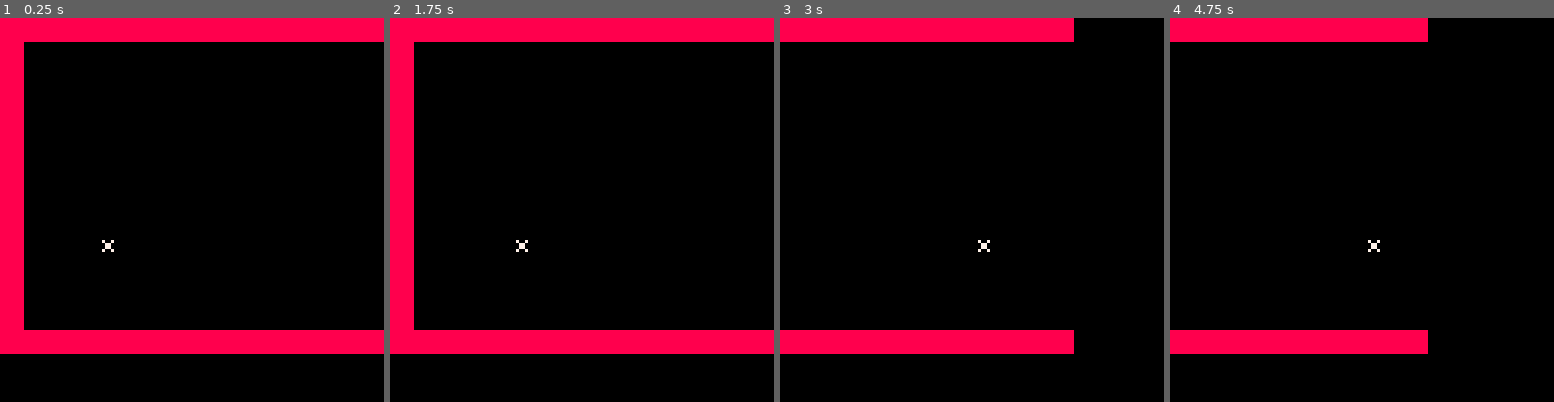
Above: before the commit, frames 1-4 (left to right).
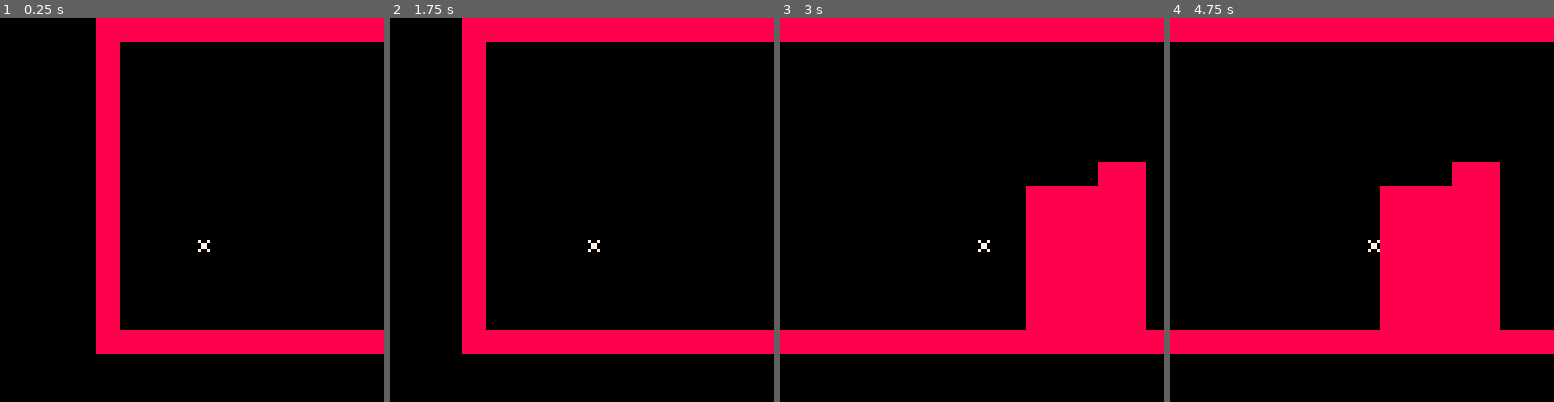
Above: after the commit, the same moments.

Repository: pratik2709/anotherPlatformer
Game: PICO-8 cartridge player.p8
Same seed, same stepped clock (60 frames per second), same inputs: the game is played once before the commit and once after it.
Inputs:
- Up to frame 1 (0.25 s): no input
- Up to frame 2 (1.75 s): tap O (Z key) at 0.7, 1.7 s; hold Right from 1.6 s (still down)
- Up to frame 3 (3 s): release Right at 2.1 s; tap O (Z key) at 2.1, 2.5, 2.9 s; hold Right from 2.47 s (still down)
- Up to frame 4 (4.75 s): release Right at 3.03 s; hold Left 3.08-3.58 s; tap O (Z key) every 0.4 s from 3.3 to 4.5 s; hold Right 4.02-4.68 s

The runs differ from the first frame. In frame 1, 13% of the frame differs, in the area x 0-55%, y 0-88%; in frame 2, 12%; in frame 3, 15%; in frame 4, 17%, in the area x 54-100%, y 0-88%.

Commit message:
camera logic

Diff:
--- a/player.p8
+++ b/player.p8
@@ -23,6 +23,7 @@
 
 function cam:followplayer(playerx)
 --https://gamedev.stackexchange.com/questions/44256/how-to-add-a-scrolling-camera-to-a-2d-java-game
+--https://stackoverflow.com/questions/9997006/slick2d-and-jbox2d-how-to-draw?answertab=votes#tab-top
  self.x=playerx-64.0
  if self.x<0 then
   self.x=0
@@ -30,7 +31,7 @@
  if self.x>(self.mapwidth-16) then
    self.x = self.mapwidth-16
  end
- camera(self.x,0)
+ camera(playerx-64,0)
 end
 
 function foo(var)
@@ -321,17 +322,17 @@
 
 
 __map__
-0101010101010101010101010101010100000000000000000000000000000000000000000000000000000000000000000000000000000000000000000000000000000000000000000000000000000000000000000000000000000000000000000000000000000000000000000000000000000000000000000000000000000000
+0101010101010101010101010101010101010101010101010101010000000000000000000000000000000000000000000000000000000000000000000000000000000000000000000000000000000000000000000000000000000000000000000000000000000000000000000000000000000000000000000000000000000000
 0100000000000000000000000000000000000000000000000000000000000000000000000000000000000000000000000000000000000000000000000000000000000000000000000000000000000000000000000000000000000000000000000000000000000000000000000000000000000000000000000000000000000000
 0100000000000000000000000000000000000000000000000000000000000000000000000000000000000000000000000000000000000000000000000000000000000000000000000000000000000000000000000000000000000000000000000000000000000000000000000000000000000000000000000000000000000000
 0100000000000000000000000000000000000000000000000000000000000000000000000000000000000000000000000000000000000000000000000000000000000000000000000000000000000000000000000000000000000000000000000000000000000000000000000000000000000000000000000000000000000000
 0100000000000000000000000000000000000000000000000000000000000000000000000000000000000000000000000000000000000000000000000000000000000000000000000000000000000000000000000000000000000000000000000000000000000000000000000000000000000000000000000000000000000000
-0100000000000000000000000000000000000000000000000000000000000000000000000000000000000000000000000000000000000000000000000000000000000000000000000000000000000000000000000000000000000000000000000000000000000000000000000000000000000000000000000000000000000000
-0100000000000000000000000000000000000000000000000000000000000000000000000000000000000000000000000000000000000000000000000000000000000000000000000000000000000000000000000000000000000000000000000000000000000000000000000000000000000000000000000000000000000000
-0100000000000000000000000000000000000000000000000000000000000000000000000000000000000000000000000000000000000000000000000000000000000000000000000000000000000000000000000000000000000000000000000000000000000000000000000000000000000000000000000000000000000000
-0102020202020202020202020202020200000000000000000000000000000000000000000000000000000000000000000000000000000000000000000000000000000000000000000000000000000000000000000000000000000000000000000000000000000000000000000000000000000000000000000000000000000000
-0100000000000000000000000000000000000000000000000000000000000000000000000000000000000000000000000000000000000000000000000000000000000000000000000000000000000000000000000000000000000000000000000000000000000000000000000000000000000000000000000000000000000000
-0100000000000000000000000000000000000000000000000000000000000000000000000000000000000000000000000000000000000000000000000000000000000000000000000000000000000000000000000000000000000000000000000000000000000000000000000000000000000000000000000000000000000000
-0100000000000000000000000000000000000000000000000000000000000000000000000000000000000000000000000000000000000000000000000000000000000000000000000000000000000000000000000000000000000000000000000000000000000000000000000000000000000000000000000000000000000000
-0100000000000000000000000000000000000000000000000000000000000000000000000000000000000000000000000000000000000000000000000000000000000000000000000000000000000000000000000000000000000000000000000000000000000000000000000000000000000000000000000000000000000000
-0101010101010101010101010101010100000000000000000000000000000000000000000000000000000000000000000000000000000000000000000000000000000000000000000000000000000000000000000000000000000000000000000000000000000000000000000000000000000000000000000000000000000000
+0100000000000000000000000000000000000000000000000001010000000000000000000000000000000000000000000000000000000000000000000000000000000000000000000000000000000000000000000000000000000000000000000000000000000000000000000000000000000000000000000000000000000000
+0100000000000000000000000000000000010100000000000101010000000000000000000000000000000000000000000000000000000000000000000000000000000000000000000000000000000000000000000000000000000000000000000000000000000000000000000000000000000000000000000000000000000000
+0100000000000000000000000000010101010100000000000101010000000000000000000000000000000000000000000000000000000000000000000000000000000000000000000000000000000000000000000000000000000000000000000000000000000000000000000000000000000000000000000000000000000000
+0102020202020202020202020202010101010100000000000101010000000000000000000000000000000000000000000000000000000000000000000000000000000000000000000000000000000000000000000000000000000000000000000000000000000000000000000000000000000000000000000000000000000000
+0100000000000000000000000000010101010100000000000001010000000000000000000000000000000000000000000000000000000000000000000000000000000000000000000000000000000000000000000000000000000000000000000000000000000000000000000000000000000000000000000000000000000000
+0100000000000000000000000000010101010100000000000001010000000000000000000000000000000000000000000000000000000000000000000000000000000000000000000000000000000000000000000000000000000000000000000000000000000000000000000000000000000000000000000000000000000000
+0100000000000000000000000000010101010100000000000001010000000000000000000000000000000000000000000000000000000000000000000000000000000000000000000000000000000000000000000000000000000000000000000000000000000000000000000000000000000000000000000000000000000000
+0100000000000000000000000000010101010100000000000001010000000000000000000000000000000000000000000000000000000000000000000000000000000000000000000000000000000000000000000000000000000000000000000000000000000000000000000000000000000000000000000000000000000000
+0101010101010101010101010101010101010101010101010101010000000000000000000000000000000000000000000000000000000000000000000000000000000000000000000000000000000000000000000000000000000000000000000000000000000000000000000000000000000000000000000000000000000000
